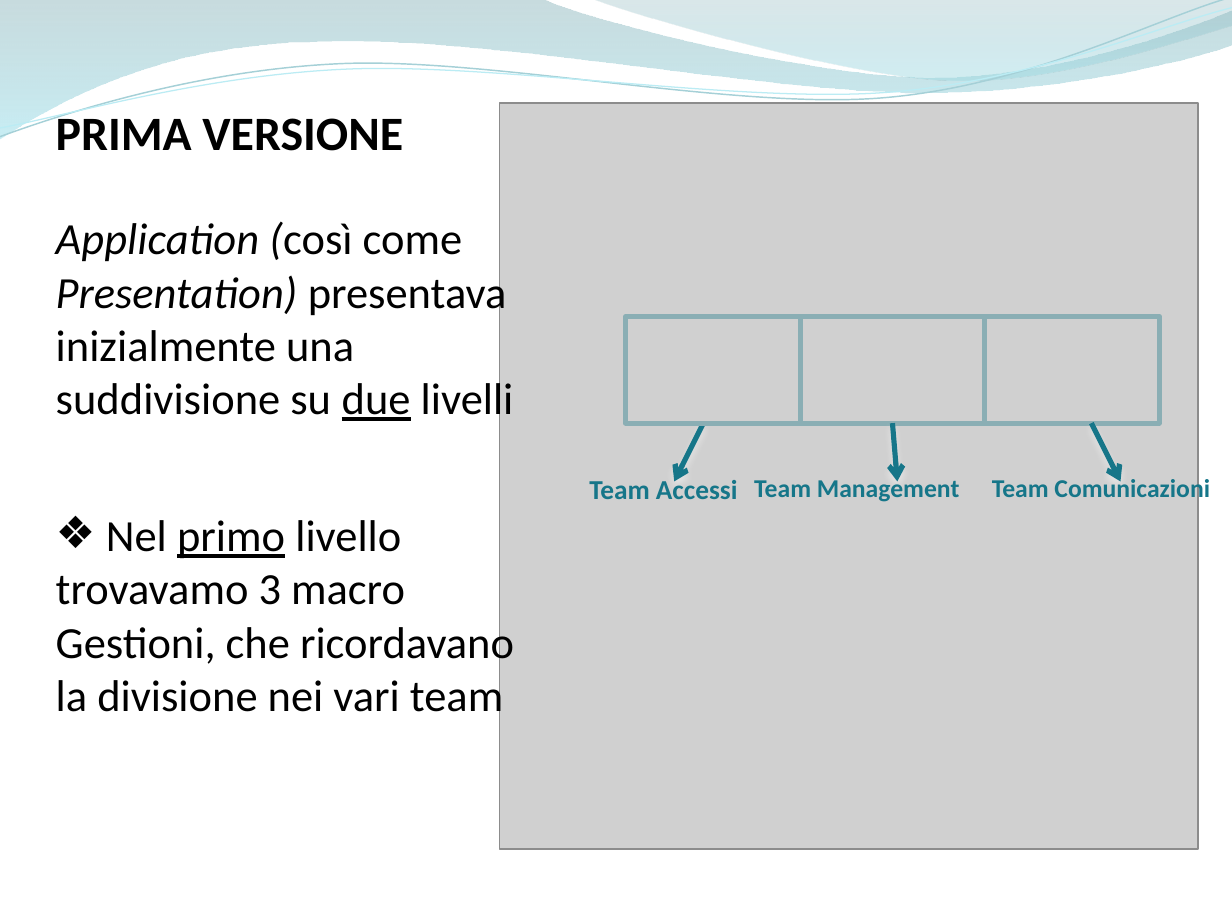
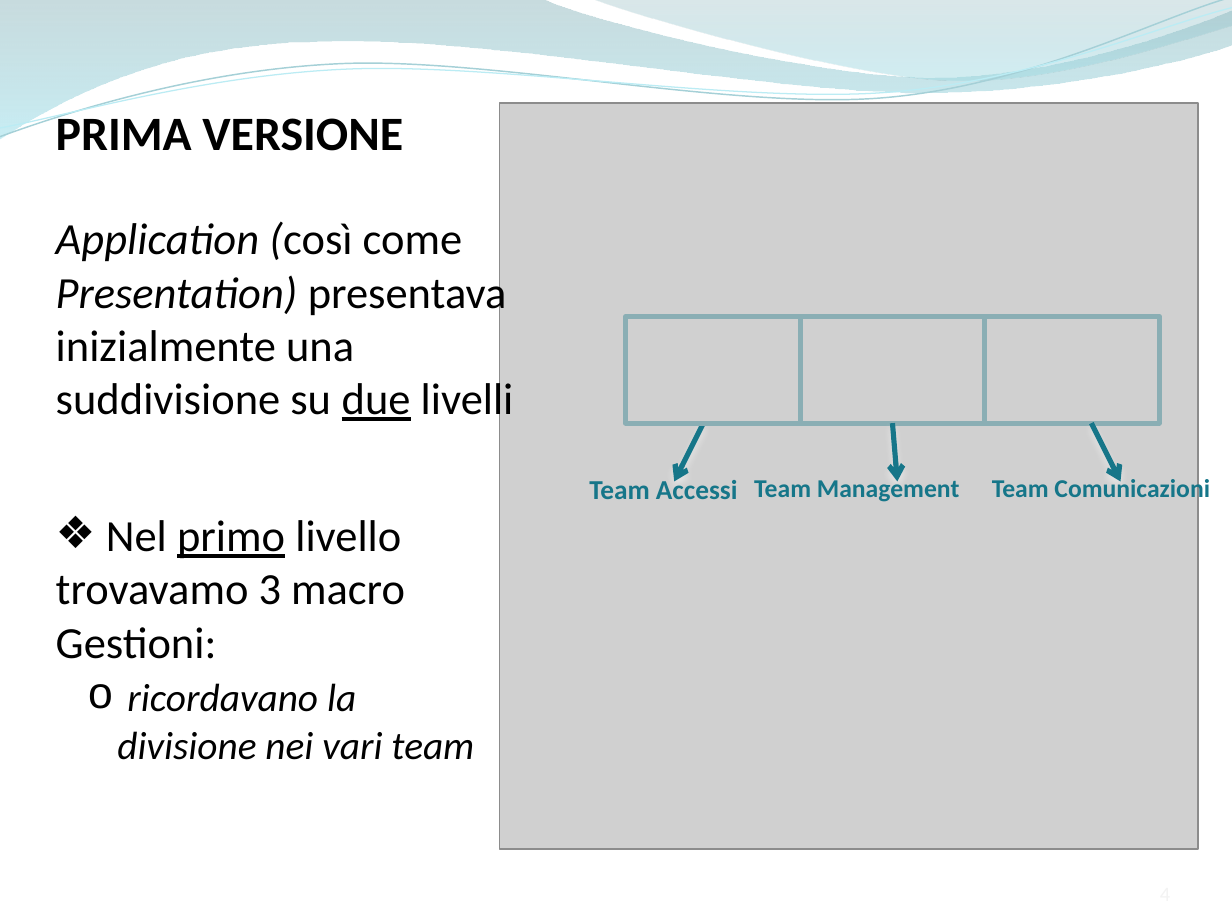
Before and after one commit to ammirate/at-silo, a slide deck: slide 4 of Presentazione/Atsilo2/Ferrara/Ferrara_M_PresentazioneFinale.pptx. Drawn at 1232x924 pixels with LibreOffice and Linux fonts; fonts in the diff are those of the drawing; grey boxes stand for pictures. Boxes give left, top, right and bottom in pixels: in the first picture for what was removed or moved away, otherwise in the second. Text is boxed around its words. In the diff, an @@ line names an element or a change of style, - is before the commit and + after.

```diff
--- a/Presentazione/Atsilo2/Ferrara/Ferrara_M_PresentazioneFinale.pptx
+++ b/Presentazione/Atsilo2/Ferrara/Ferrara_M_PresentazioneFinale.pptx
@@ text at [56, 520, 474, 760]: text changed @@
-❖ Nel primo livello trovavamo 3 macro Gestioni, che ricordavano la divisione nei vari team
+❖ Nel primo livello trovavamo 3 macro Gestioni:
+  o ricordavano la divisione nei vari team
```
Also in this commit, not shown: 12 other slides changed, 5 slides added, 3 slides removed.
